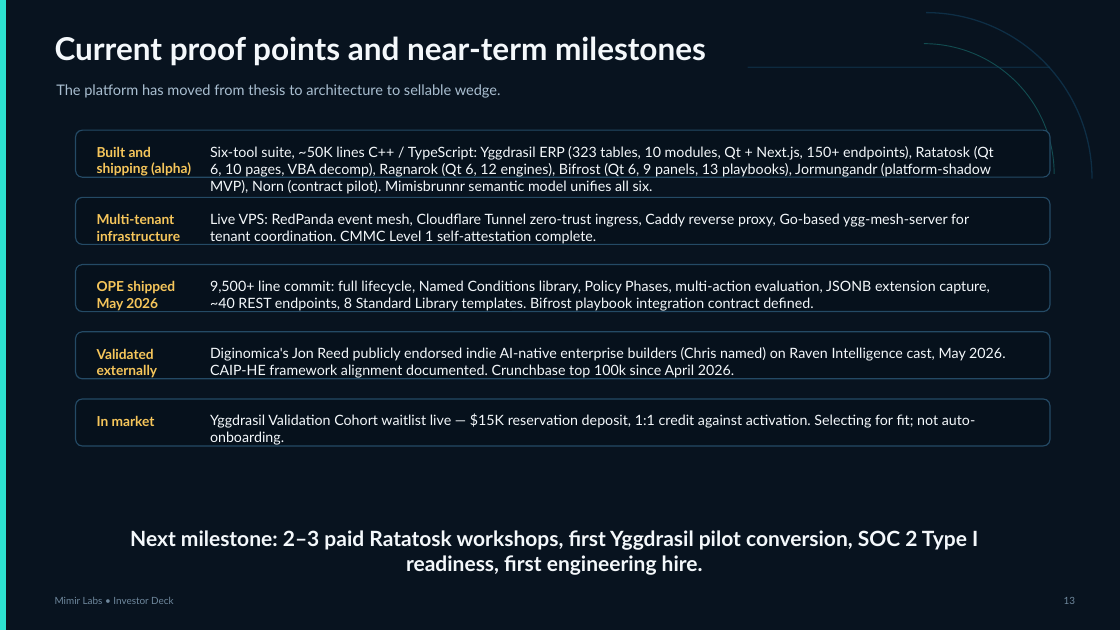
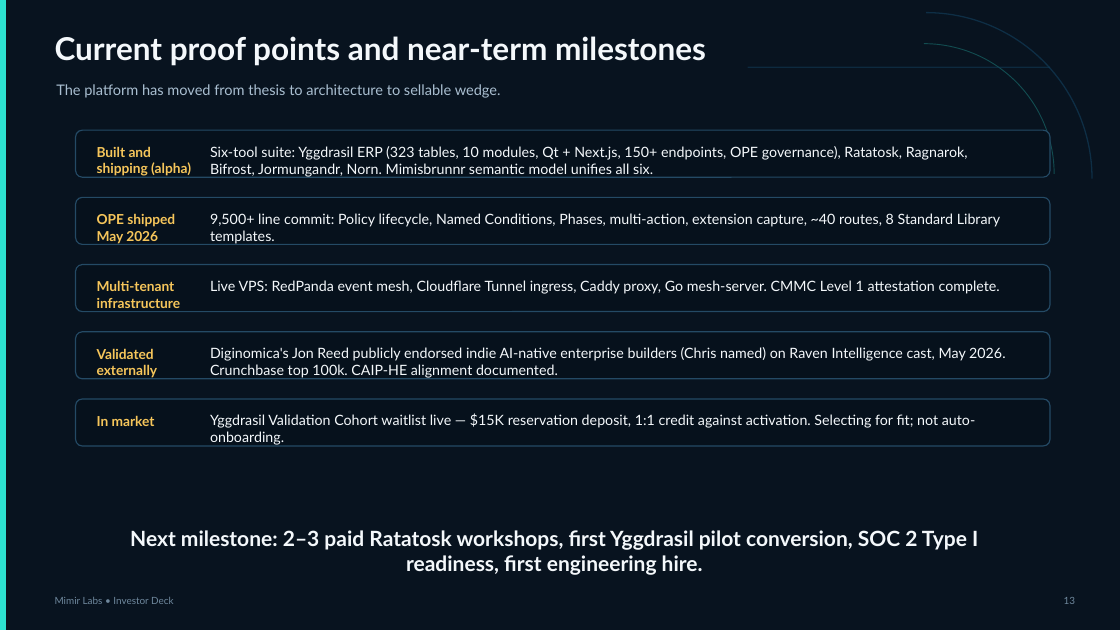
Before and after one commit to Mimir-Labs-LLC/docs, a slide deck: slide 13 of business/btfp/mimir_labs_investor_deck_rewrite_clean.pptx. Drawn at 1120x630 pixels with LibreOffice and Linux fonts; fonts in the diff are those of the drawing. Boxes give left, top, right and bottom in pixels: in the first picture for what was removed or moved away, otherwise in the second. Text is boxed around its words. In the diff, an @@ line names an element or a change of style, - is before the commit and + after.

```diff
--- a/business/btfp/mimir_labs_investor_deck_rewrite_clean.pptx
+++ b/business/btfp/mimir_labs_investor_deck_rewrite_clean.pptx
@@ text at box(210, 146, 968, 177): text changed @@
-Six-tool suite, ~50K lines C++ / TypeScript: Yggdrasil ERP (323 tables, 10 modules, Qt + Next.js, 150+ endpoints), Ratatosk (Qt 6, 10 pages, VBA decomp), Ragnarok (Qt 6, 12 engines), Bifrost (Qt 6, 9 panels, 13 playbooks), Jormungandr (platform-shadow MVP), Norn (contract pilot). Mimisbrunnr semantic model unifies all six.
+Six-tool suite: Yggdrasil ERP (323 tables, 10 modules, Qt + Next.js, 150+ endpoints, OPE governance), Ratatosk, Ragnarok, Bifrost, Jormungandr, Norn. Mimisbrunnr semantic model unifies all six.
@@ text "OPE shipped May 2026": place and size @@
-text "OPE shipped May 2026" at box(97, 280, 175, 312)
+text "OPE shipped May 2026" at box(97, 213, 175, 245)
@@ text at box(210, 213, 1000, 227): text changed @@
-Live VPS: RedPanda event mesh, Cloudflare Tunnel zero-trust ingress, Caddy reverse proxy, Go-based ygg-mesh-server for tenant coordination. CMMC Level 1 self-attestation complete.
+9,500+ line commit: Policy lifecycle, Named Conditions, Phases, multi-action, extension capture, ~40 routes, 8 Standard Library templates.
@@ text "Multi-tenant infrastructure": place and size @@
-text "Multi-tenant infrastructure" at box(97, 213, 181, 245)
+text "Multi-tenant infrastructure" at box(97, 280, 181, 312)
@@ text at box(210, 280, 1000, 294): text changed @@
-9,500+ line commit: full lifecycle, Named Conditions library, Policy Phases, multi-action evaluation, JSONB extension capture, ~40 REST endpoints, 8 Standard Library templates. Bifrost playbook integration contract defined.
+Live VPS: RedPanda event mesh, Cloudflare Tunnel ingress, Caddy proxy, Go mesh-server. CMMC Level 1 attestation complete.
@@ text at box(210, 347, 1005, 379): text changed @@
-Diginomica's Jon Reed publicly endorsed indie AI-native enterprise builders (Chris named) on Raven Intelligence cast, May 2026. CAIP-HE framework alignment documented. Crunchbase top 100k since April 2026.
+Diginomica's Jon Reed publicly endorsed indie AI-native enterprise builders (Chris named) on Raven Intelligence cast, May 2026. Crunchbase top 100k. CAIP-HE alignment documented.
```
Also in this commit, not shown: 9 other slides changed.
